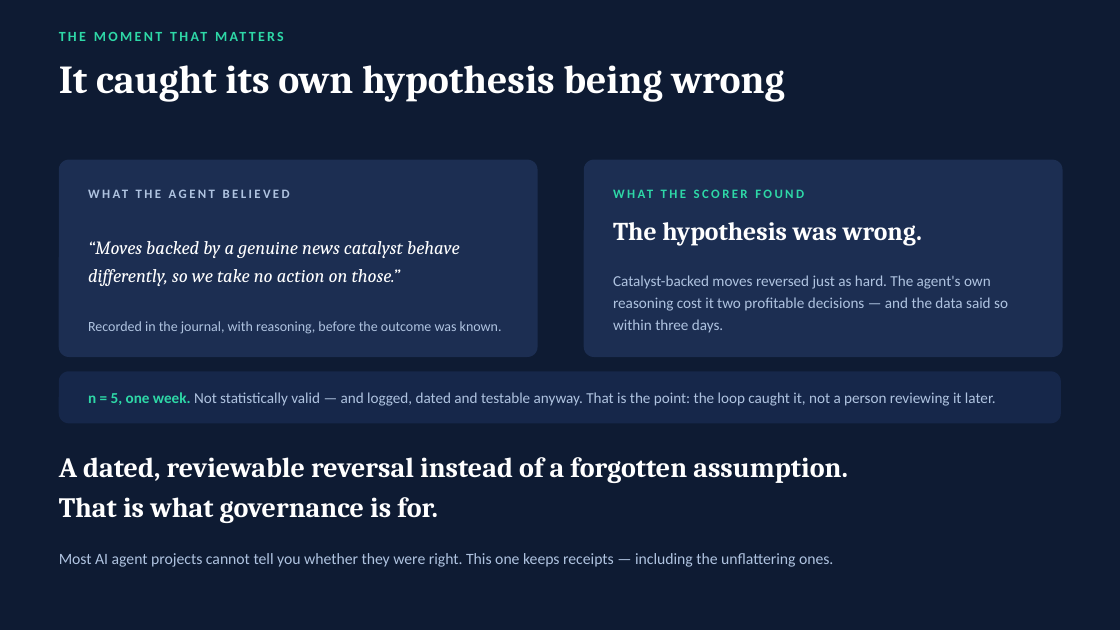
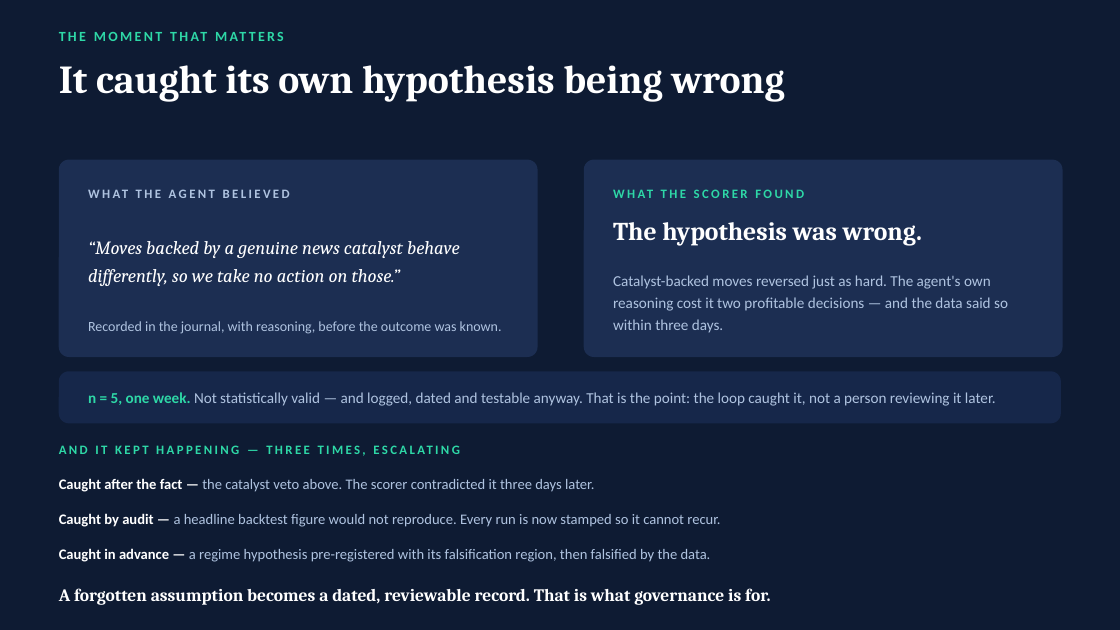
Before and after one commit to hasil7677/finLM, a slide deck: slide 8 of finLM_CodeStreet2026.pptx. Drawn at 1120x630 pixels with LibreOffice and Linux fonts; fonts in the diff are those of the drawing. Boxes give left, top, right and bottom in pixels: in the first picture for what was removed or moved away, otherwise in the second. Text is boxed around its words. In the diff, an @@ line names an element or a change of style, - is before the commit and + after.

```diff
--- a/finLM_CodeStreet2026.pptx
+++ b/finLM_CodeStreet2026.pptx
@@ text at (x1=341, y1=392, x2=805, y2=489): text changed; size 24 to 11 pt; font Cambria to Calibri; text colour #FFFFFF to #2ED8A7 @@
-A dated, reviewable reversal instead of a forgotten assumption.
-That is what governance is for.
+AND IT KEPT HAPPENING — THREE TIMES, ESCALATING
@@ text at (x1=59, y1=478, x2=594, y2=492): text changed; size 13.5 to 12.5 pt @@
-Most AI agent projects cannot tell you whether they were right. This one keeps receipts — including the unflattering ones.
+Caught after the fact — the catalyst veto above. The scorer contradicted it three days later.
@@ text added at (x1=59, y1=513, x2=720, y2=527), 12.5 pt, text #AFC3E0 @@
+Caught by audit — a headline backtest figure would not reproduce. Every run is now stamped so it cannot recur.
@@ text added at (x1=59, y1=548, x2=711, y2=562), 12.5 pt, text #AFC3E0 @@
+Caught in advance — a regime hypothesis pre-registered with its falsification region, then falsified by the data.
@@ text added at (x1=59, y1=588, x2=770, y2=605), 15 pt, text #FFFFFF, bold @@
+A forgotten assumption becomes a dated, reviewable record. That is what governance is for.
```
Also in this commit, not shown: 1 other slide changed, 39 other files.
